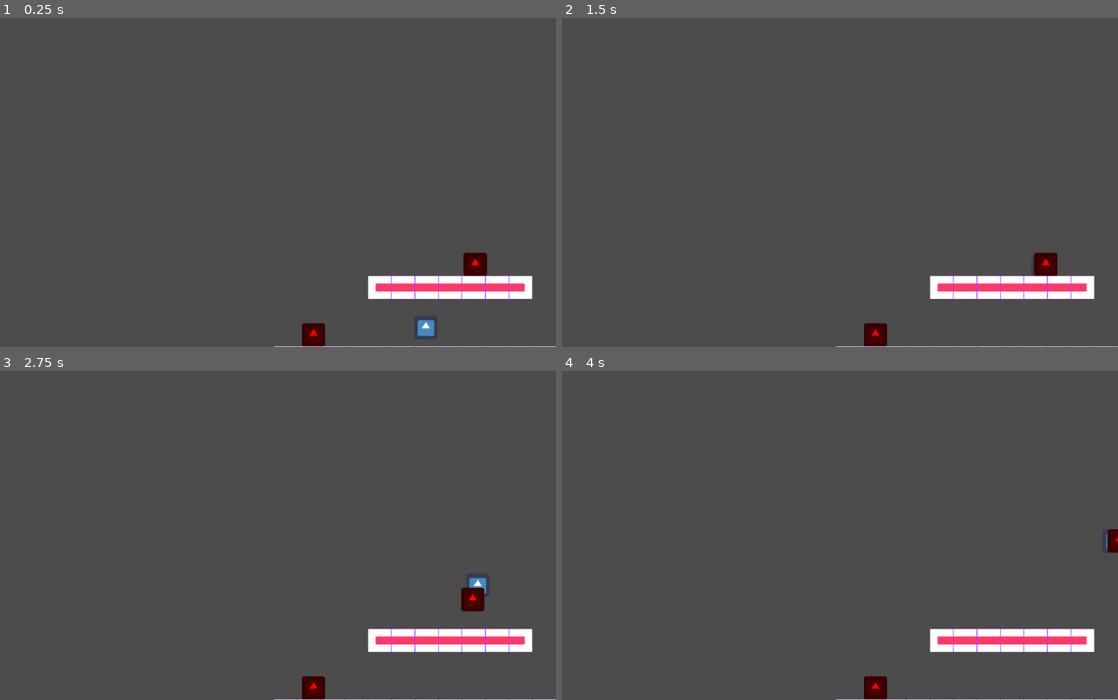
Above: before the commit, frames 1-4 (two rows, left to right).
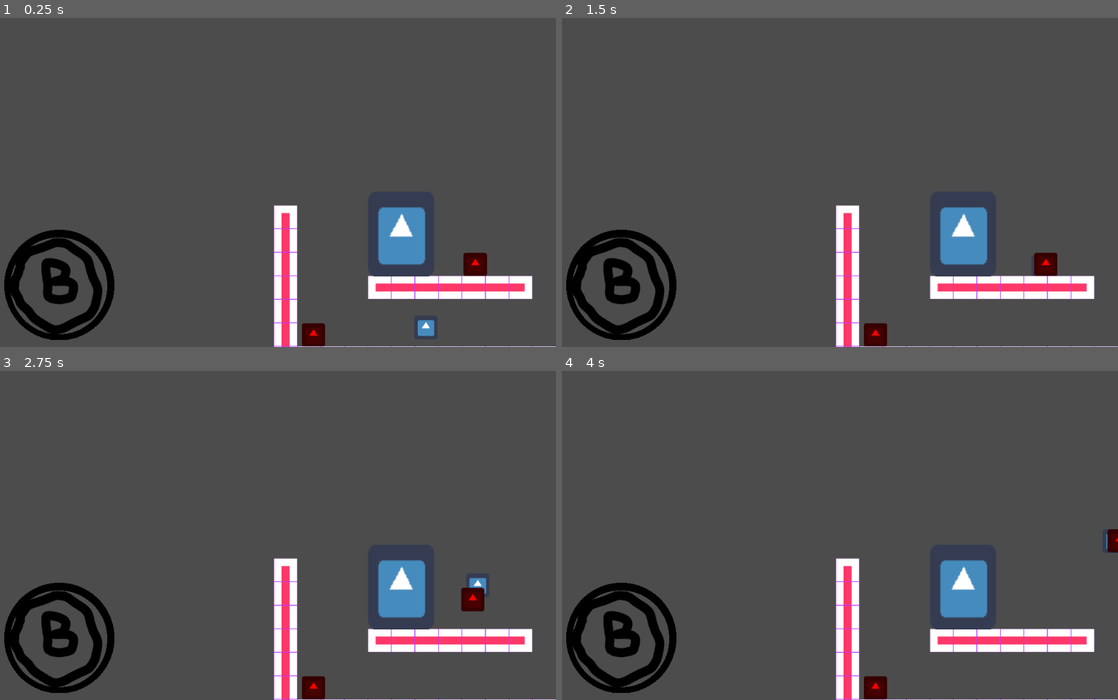
Above: after the commit, the same moments.

Repository: studioavanto/Possessed
Game: Godot game, scene res://Scenes/Game.tscn
Two runs of this game, one before a commit and one after it. Both use one fixed random seed, a clock stepped at 60 frames per second and the inputs below. The engine's default icon, where the game draws it, is replaced by a stand-in: a white triangle on a blue panel in a dark square.
Inputs:
- Up to frame 1 (0.25 s): no input
- Up to frame 2 (1.5 s): tap Enter at 0.5 s; hold Right (press_right) from 0.53 s (still down); tap E (interact) at 0.6, 1.35 s; tap W (press_up) at 0.77 s
- Up to frame 3 (2.75 s): tap W (press_up) at 1.52 s; release Right (press_right) at 2.03 s; hold A (press_left) from 2.03 s (still down); tap E (interact) at 2.1 s
- Up to frame 4 (4 s): release A (press_left) at 2.78 s; hold Right (press_right) from 2.78 s (still down); tap E (interact) at 2.85, 3.6 s; tap W (press_up) at 3.02, 3.77 s

The runs differ from the first frame. In frame 1, 6.5% of the frame differs, in the area x 0-78%, y 56-100%; in frame 2, 6.5%; in frame 3, 6.5%; in frame 4, 6.5%.

Commit message:
Added UI things

Diff:
--- a/Scenes/Game.tscn
+++ b/Scenes/Game.tscn
@@ -1,8 +1,9 @@
-[gd_scene load_steps=4 format=2]
+[gd_scene load_steps=5 format=2]
 
 [ext_resource path="res://Scripts/Game.gd" type="Script" id=1]
 [ext_resource path="res://Scripts/Control/PlayerController.gd" type="Script" id=2]
 [ext_resource path="res://Scripts/Control/PauseController.gd" type="Script" id=3]
+[ext_resource path="res://Scenes/GameObjects/UIScenes/UIContainer.tscn" type="PackedScene" id=4]
 
 [node name="Game" type="Node2D"]
 script = ExtResource( 1 )
@@ -17,3 +18,5 @@
 [node name="Camera2D" type="Camera2D" parent="."]
 current = true
 zoom = Vector2( 1.5, 1.5 )
+
+[node name="UIContainer" parent="." instance=ExtResource( 4 )]
--- /dev/null
+++ b/Scenes/GameObjects/Objects/MapExit.tscn
@@ -0,0 +1,20 @@
+[gd_scene load_steps=4 format=2]
+
+[ext_resource path="res://icon.png" type="Texture" id=1]
+[ext_resource path="res://Scripts/Objects/MapExit.gd" type="Script" id=2]
+
+[sub_resource type="RectangleShape2D" id=1]
+extents = Vector2( 31.1462, 31.5152 )
+
+[node name="MapExit" type="Sprite"]
+position = Vector2( -1.12246, 0.56123 )
+scale = Vector2( 2.824, 3.61323 )
+texture = ExtResource( 1 )
+script = ExtResource( 2 )
+
+[node name="MapEnterHitbox" type="Area2D" parent="."]
+collision_layer = 64
+collision_mask = 0
+
+[node name="CollisionShape2D" type="CollisionShape2D" parent="MapEnterHitbox"]
+shape = SubResource( 1 )
--- /dev/null
+++ b/Scenes/GameObjects/UIScenes/CharacterCounter.tscn
@@ -0,0 +1,29 @@
+[gd_scene load_steps=5 format=2]
+
+[ext_resource path="res://Resources/UI/life_barbarian.png" type="Texture" id=1]
+[ext_resource path="res://Resources/UI/life_full.png" type="Texture" id=2]
+[ext_resource path="res://Resources/UI/life_empty.png" type="Texture" id=3]
+[ext_resource path="res://Resources/UI/life_background.png" type="Texture" id=4]
+
+[node name="CharacterCounter" type="TextureRect"]
+margin_right = 40.0
+margin_bottom = 40.0
+texture = ExtResource( 4 )
+__meta__ = {
+"_edit_use_anchors_": false
+}
+
+[node name="CharacterPortrait" type="TextureRect" parent="."]
+margin_right = 40.0
+margin_bottom = 40.0
+texture = ExtResource( 1 )
+__meta__ = {
+"_edit_use_anchors_": false
+}
+
+[node name="TextureProgress" type="TextureProgress" parent="."]
+margin_right = 40.0
+margin_bottom = 40.0
+texture_under = ExtResource( 3 )
+texture_progress = ExtResource( 2 )
+fill_mode = 4
--- /dev/null
+++ b/Scenes/GameObjects/UIScenes/UIContainer.tscn
@@ -0,0 +1,12 @@
+[gd_scene load_steps=2 format=2]
+
+[ext_resource path="res://Scenes/GameObjects/UIScenes/CharacterCounter.tscn" type="PackedScene" id=1]
+
+[node name="UIContainer" type="CanvasLayer"]
+
+[node name="CharacterCounter" parent="." instance=ExtResource( 1 )]
+anchor_left = 0.022
+anchor_top = 0.645
+anchor_right = 0.2
+anchor_bottom = 0.667
+stretch_mode = 3
--- a/Scenes/Maps/TestMaps/TestIlmo.tscn
+++ b/Scenes/Maps/TestMaps/TestIlmo.tscn
@@ -1,9 +1,10 @@
-[gd_scene load_steps=5 format=2]
+[gd_scene load_steps=6 format=2]
 
 [ext_resource path="res://Scenes/GameObjects/Characters/PlayerCharacter.tscn" type="PackedScene" id=1]
 [ext_resource path="res://Scripts/Map.gd" type="Script" id=2]
 [ext_resource path="res://Scenes/GameObjects/Objects/TileMap.tscn" type="PackedScene" id=3]
 [ext_resource path="res://Scenes/GameObjects/Characters/PossessCharacter.tscn" type="PackedScene" id=4]
+[ext_resource path="res://Scenes/GameObjects/Objects/MapExit.tscn" type="PackedScene" id=5]
 
 [node name="TestIlmo" type="Node2D"]
 script = ExtResource( 2 )
@@ -18,4 +19,7 @@
 position = Vector2( 548.212, 217.232 )
 
 [node name="TileMap" parent="." instance=ExtResource( 3 )]
-tile_data = PoolIntArray( 262148, 0, 196609, 262149, 0, 196610, 262150, 0, 196610, 262151, 0, 196610, 262152, 0, 196610, 262153, 0, 196610, 262154, 0, 196611, 327693, 0, 196608, 458752, 0, 196609, 458753, 0, 196610, 458754, 0, 196610,  …(247 unchanged characters)…
+tile_data = PoolIntArray( 65536, 0, 0, 131072, 0, 65536, 196608, 0, 65536, 262144, 0, 65536, 262148, 0, 196609, 262149, 0, 196610, 262150, 0, 196610, 262151, 0, 196610, 262152, 0, 196610, 262153, 0, 196610, 262154, 0, 196611, 327680, 0, 65536, 327693, 0, 196608, 393216, 0, 65536, 458752, 0, 131073, 458753, 0, 196610, 458754, 0, 196610,  …(247 unchanged characters)…
+
+[node name="MapExit" parent="." instance=ExtResource( 5 )]
+position = Vector2( 346.841, 141.991 )
--- a/Scripts/Characters/PossessCharacter.gd
+++ b/Scripts/Characters/PossessCharacter.gd
@@ -26,6 +26,9 @@
 
 func is_dead():
 	return (character_stage == CharacterStage.DEAD)
+
+func special_input():
+	return
 
 func process_input(n_jump, n_special, n_horizontal_move):
 	if character_stage == CharacterStage.DEAD:
--- /dev/null
+++ b/Scripts/Objects/MapExit.gd
@@ -0,0 +1 @@
+extends Sprite
--- a/project.godot
+++ b/project.godot
@@ -62,6 +62,15 @@
  ]
 }
 
+[layer_names]
+
+2d_physics/layer_1="Collision"
+2d_physics/layer_3="Hurt"
+2d_physics/layer_4="Lift"
+2d_physics/layer_5="Interact"
+2d_physics/layer_6="PossessionCheck"
+2d_physics/layer_7="MapExit"
+
 [physics]
 
 common/enable_pause_aware_picking=true
Not shown, added: Resources/Music/OST_0.ogg.import
Not shown, added: Resources/Sounds/Characters/kentan_vaihto_impact.wav.import
Not shown, added: Resources/Sounds/Objects/kentan_vaihto_impact.wav.import
Not shown, added: Resources/Sounds/UI/kentan_vaihto_impact.wav.import
Not shown, added: Resources/Sprites/Backgrounds/icon.png.import
Not shown, added: Resources/Sprites/Characters/icon.png.import
Not shown, added: Resources/Sprites/Objects/icon.png.import
Not shown, added: Resources/UI/icon.png.import
Binary file added: Resources/UI/life_background.png
Not shown, added: Resources/UI/life_background.png.import
Binary file added: Resources/UI/life_barbarian.png
Not shown, added: Resources/UI/life_barbarian.png.import
(and 8 more such lines)
